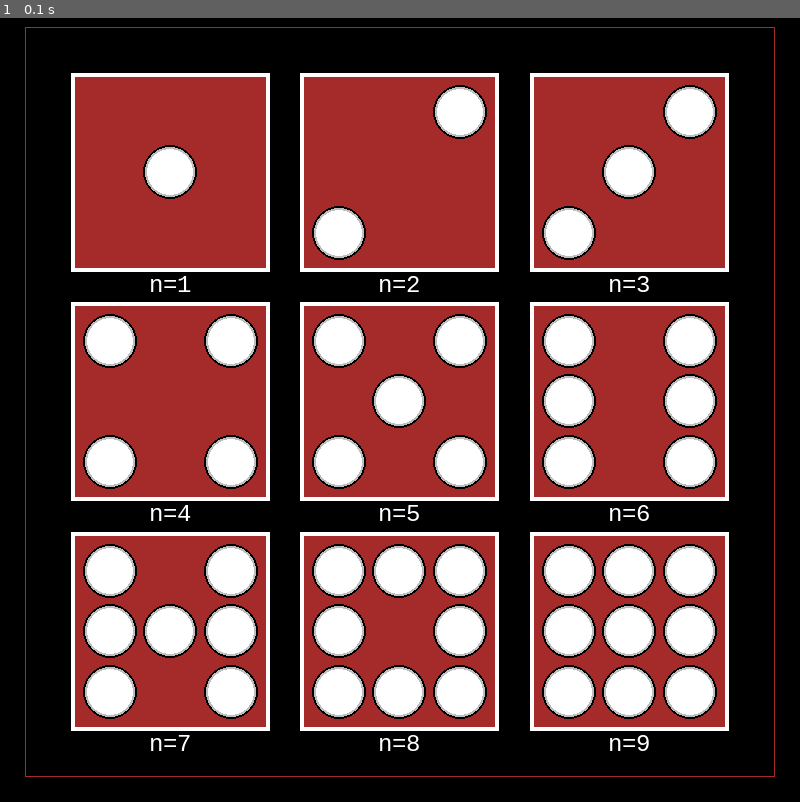
Above: before the commit, frame 1.
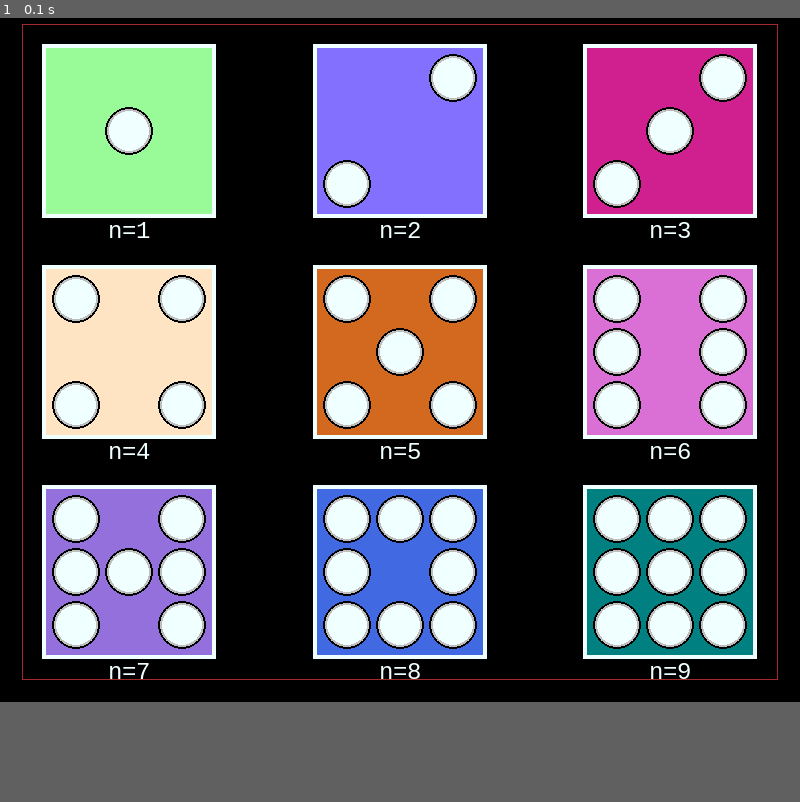
Above: after the commit, the same moment.

Repository: hitbox/scratch
Game: pygame game, started from pygame/dicepips.py
Two runs of this game, one before a commit and one after it. Both use one fixed random seed, a clock stepped at 60 frames per second and the inputs below.
Inputs:
- Up to frame 1 (0.1 s): no input
In our replay, the window is 800x800 before the commit and 800x700 after it. These sizes can differ from the game's own. Grey fills any space a smaller window leaves; there, only what the larger window draws over its background counts as a difference.

The runs differ from the first frame. In frame 1, 65% of the frame differs, in the area x 2-98%, y 0-97%.

Commit message:
pygame/dicepips.py: cleaning and playing
- trying to put things into generic functions
- thinking about a system to render like a browser that picks up styling
  information from an object

Diff:
--- a/pygame/dicepips.py
+++ b/pygame/dicepips.py
@@ -6,11 +6,25 @@
 import random
 
 from itertools import groupby
+from itertools import permutations
 from operator import itemgetter
 from string import digits
+from types import SimpleNamespace
 
 with contextlib.redirect_stdout(open(os.devnull, 'w')):
     import pygame
+
+class Style(SimpleNamespace):
+
+    def __getattr__(self, key):
+        return self.__dict__.get(key)
+
+    def __getitem__(self, key):
+        return self.__dict__.get(key)
+
+    def __setitem__(self, key, value):
+        setattr(self, key, value)
+
 
 def deltas():
     # generate 3x3 neighbors deltas
@@ -23,56 +37,66 @@
     is_corner = all(delta)
     return (-is_corner, -col, row)
 
-def delta_angle(delta):
+def pip_angle(delta):
     row, col = delta
     angle = math.atan2(row, col) % math.pi
     return angle
 
-def paired(deltas):
-    deltas = sorted(deltas, key=delta_angle)
-    grouped = groupby(deltas, key=delta_angle)
-    for _key, pairs in grouped:
-        delta1, delta2 = pairs
-        yield (delta1, delta2)
-        yield (delta2, delta1)
+def sorted_groupby(iterable, key=None, reverse=False):
+    return groupby(sorted(iterable, key=key, reverse=reverse), key=key)
+
+def update_with_reverse(dict_):
+    dict_.update(list(map(reversed, dict_.items())))
+
+def iteritems(iterable, *indexes):
+    return map(itemgetter(*indexes), iterable)
+
+def mapgroupiters(grouped, container=tuple):
+    """
+    containerize the group iterables as from itertools.groupby
+    """
+    return map(container, iteritems(grouped, 1))
+
+def anyin(iterable, *subs):
+    return any(sub in iterable for sub in subs)
 
 def colorful(name):
     return (
-        'grey' not in name
-        and
-        'gray' not in name
-        and
-        'white' not in name
-        and
-        'black' not in name
+        not anyin(name, 'grey', 'gray', 'white', 'black')
         and
         set(name).isdisjoint(digits)
+        and
+        name not in ('red', 'green', 'blue')
     )
 
 COLORFUL = {name: rgba for name, rgba in pygame.color.THECOLORS.items() if colorful(name)}
 
 DELTAS_WITH_ORIGIN = list(deltas())
 
-DELTAS = sorted(DELTAS_WITH_ORIGIN, key=pip_order)
-DELTAS.remove((0,0))
-
-OPPOSITES = dict(paired(DELTAS))
+PIP_DELTAS = sorted(DELTAS_WITH_ORIGIN, key=pip_order)
+PIP_DELTAS.remove((0,0))
+
+OPPOSITES = dict(mapgroupiters(sorted_groupby(PIP_DELTAS, key=pip_angle)))
+update_with_reverse(OPPOSITES)
+
+def is_odd(n):
+    return n % 2 != 0
 
 def iter_pip_deltas(n):
-    if n % 2 != 0:
+    if is_odd(n):
         yield (0, 0)
         n -= 1
         if n == 0:
             return
     seen = set()
-    for delta in DELTAS:
+    for delta in PIP_DELTAS:
         opposite = OPPOSITES[delta]
         if delta in seen or opposite in seen:
             continue
+        seen.add(delta)
+        seen.add(opposite)
         yield delta
         yield opposite
-        seen.add(delta)
-        seen.add(opposite)
         if len(seen) == n:
             break
 
@@ -83,42 +107,68 @@
 def remap(a, b, c, d, x):
     return x*(d-c)/(b-a) + c-a*(d-c)/(b-a)
 
-def iterdice():
-    diceiter = sorted(enumerate(DELTAS_WITH_ORIGIN, start=1), key=itemgetter(0))
-    for color, (n, (row, col)) in zip(COLORFUL, diceiter):
-        yield (n, color, (row, col))
-
-def dicerect(dice_window, rowcol, dice_size, dice_border):
+def iter_rect_ends(rect):
+    # generate the dimensional extremes of a rect, its x and y endpoints
+    yield (rect.left, rect.right)
+    yield (rect.top, rect.bottom)
+
+def remap_delta_xy(rowcol, rect):
+    def _remap_dim(item):
+        index, rectdim = item
+        min_, max_ = rectdim
+        return remap(-1, +1, min_, max_, index)
+    pos = map(_remap_dim, zip(reversed(rowcol), iter_rect_ends(rect)))
+    return tuple(pos)
+
+def make_dicerect(dice_window, rowcol, dice_size, dice_border):
     row, col = rowcol
     # map from delta to screen/rect position
-    x = remap(
-        -1, 1,
-        dice_window.left + dice_border, dice_window.right - dice_size - dice_border,
-        col
-    )
-    y = remap(
-        -1, 1,
-        dice_window.top + dice_border, dice_window.bottom - dice_size - dice_border,
-        row
-    )
+    remap_rect = dice_window.inflate((-(dice_border + dice_size),)*2)
+    center = remap_delta_xy(rowcol, remap_rect)
+    dice_rect = pygame.Rect(0, 0, dice_size, dice_size)
+    dice_rect.center = center
+    return dice_rect
+
+    remap_rect = pygame.Rect(
+        dice_window.left + dice_border,
+        dice_window.top + dice_border,
+        dice_window.width - dice_size - dice_border * 2,
+        dice_window.height - dice_size - dice_border * 2,
+    )
+    x, y = remap_delta_xy(rowcol, remap_rect)
     dice_rect = pygame.Rect(x, y, dice_size, dice_size)
     return dice_rect
 
-def divrect(rect, denom, pin='topleft'):
-    # NOTES
-    # - was trying to make a func that would resize a rect so that a circle
-    #   could be drawn inside it that would look like a shadow
-    _rect = rect.copy()
-    _rect.width /= denom
-    _rect.height /= denom
-    setattr(_rect, pin, getattr(rect, pin))
-    return _rect
+def piprect(dice_rect, pipsize, pippos, dice_border):
+    """
+    Rect for one of the pip positions inside a dice rect.
+    """
+    pip_width, pip_height = pipsize
+    pip_row, pip_col = pippos
+    x = remap(
+        -1,
+        +1,
+        dice_rect.left + dice_border,
+        dice_rect.right - pip_width - dice_border,
+        pip_col,
+    )
+    y = remap(
+        -1,
+        +1,
+        dice_rect.top + dice_border,
+        dice_rect.bottom - pip_height - dice_border,
+        pip_row,
+    )
+    pip_rect = pygame.Rect(x, y, pip_width, pip_height)
+    return pip_rect
 
 def run():
     pygame.font.init()
-    screen = pygame.display.set_mode((800,)*2)
+    screen = pygame.display.set_mode((800, 700))
     window = screen.get_rect()
     font = pygame.font.SysFont('monospace', 24)
+    clock = pygame.time.Clock()
+    framerate = 60
 
     reduction = -min(window.size) // 16
     dice_window = window.inflate((reduction,)*2)
@@ -132,8 +182,13 @@
     # - denominator here dialed in manually
     dice_size = min(dice_window.size) // 3.05 - dice_margin
 
+    dice_colors = random.sample(list(COLORFUL), 9)
+
+    dice_list = list(range(1,10))
+
     running = True
     while running:
+        elapsed = clock.tick(framerate)
         for event in pygame.event.get():
             if event.type == pygame.QUIT:
                 running = False
@@ -143,46 +198,29 @@
         screen.fill('black')
         pygame.draw.rect(screen, 'brown', dice_window, 1)
 
-        for n, color, (dice_row, dice_col) in iterdice():
-            dice_rect = dicerect(
-                dice_window,
-                (dice_row, dice_col),
-                dice_size,
-                dice_margin,
-            )
+        for n, dicepos, color in zip(dice_list, DELTAS_WITH_ORIGIN, dice_colors):
+            dice_rect = make_dicerect(dice_window, dicepos, dice_size, dice_margin)
             # fill
-            pygame.draw.rect(screen, 'brown', dice_rect)
+            pygame.draw.rect(screen, color, dice_rect)
             # border
-            pygame.draw.rect(screen, 'white', dice_rect, border_width)
+            pygame.draw.rect(screen, 'azure', dice_rect, border_width)
 
             dice_border = min(dice_rect.size) // space_ratio_denom
 
             pip_width = (dice_rect.width // 3) - dice_border
             pip_height = (dice_rect.height // 3) - dice_border
-            for (pip_row, pip_col) in iter_pip_deltas(n):
-                x = remap(
-                    -1,
-                    +1,
-                    dice_rect.left + dice_border,
-                    dice_rect.right - pip_width - dice_border,
-                    pip_col,
-                )
-                y = remap(
-                    -1,
-                    +1,
-                    dice_rect.top + dice_border,
-                    dice_rect.bottom - pip_height - dice_border,
-                    pip_row,
-                )
-                pip_rect = pygame.Rect(x, y, pip_width, pip_height)
+            pip_size = (pip_width, pip_height)
+            for pippos in iter_pip_deltas(n):
+                pip_rect = piprect(dice_rect, pip_size, pippos, dice_border)
                 radius = min(pip_rect.size) // 2
                 # fill
-                pygame.draw.circle(screen, 'white', pip_rect.center, radius)
-                # border with fake shading
+                pygame.draw.circle(screen, 'azure', pip_rect.center, radius)
+                # pip border with fake shading
                 pygame.draw.circle(screen, 'grey', pip_rect.center, radius, border_width)
                 pygame.draw.circle(screen, 'black', pip_rect.center, radius, border_width//2)
 
-            text_image = font.render(f'{n=}', True, 'white')
+            # dice number text
+            text_image = font.render(f'{n=}', True, 'azure')
             screen.blit(text_image, text_image.get_rect(midtop=dice_rect.midbottom))
 
         pygame.display.flip()
